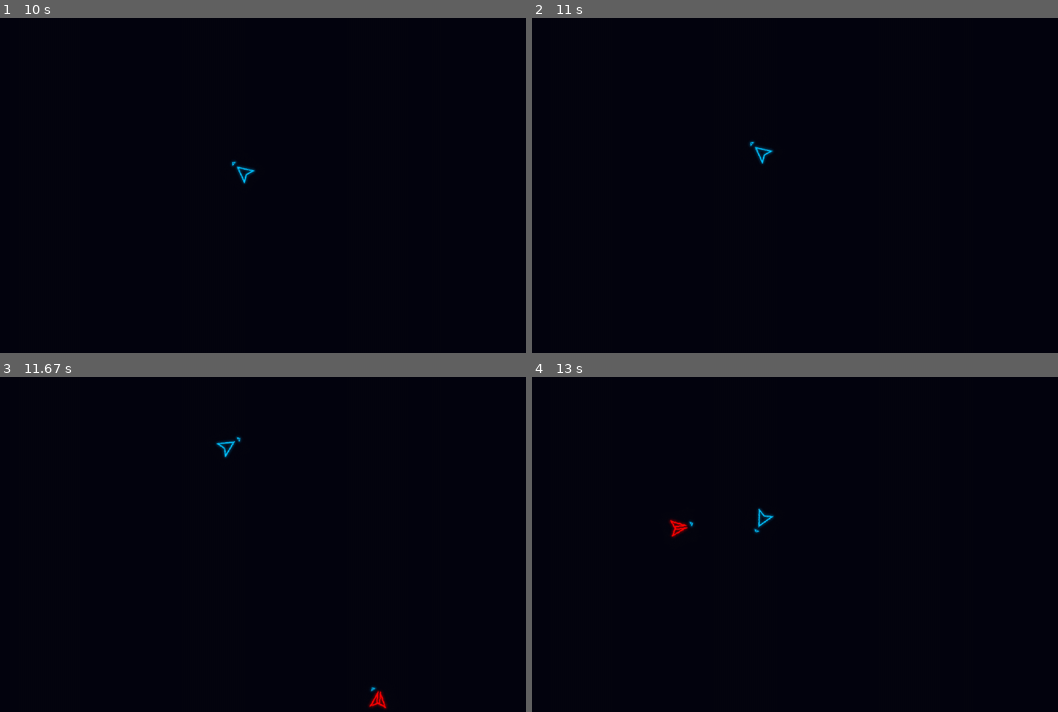
Above: before the commit, frames 1-4 (two rows, left to right).
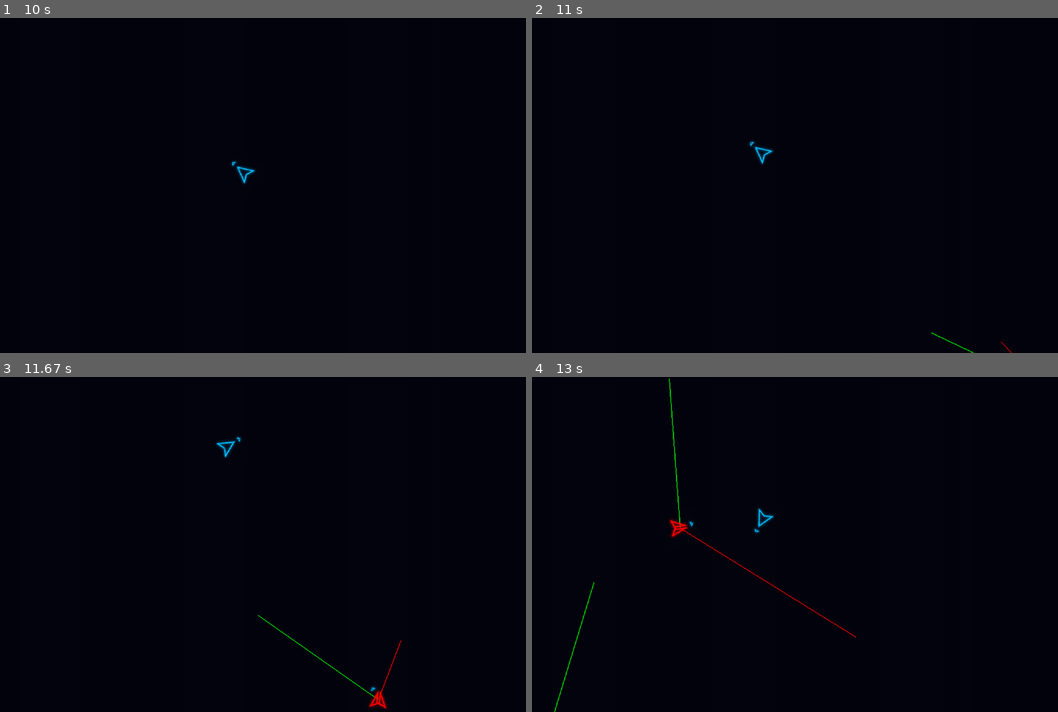
Above: after the commit, the same moments.

Repository: Redfrog80/Capsher-Game-Jam-Spring-2023
Game: pygame game, started from main.py
Two runs of this game, one before a commit and one after it. Both use one fixed random seed, a clock stepped at 60 frames per second and the inputs below.
Inputs:
- Up to frame 1 (10 s): hold A 0.33-0.87 s; hold A 0.9-1.3 s; hold W 1.33-1.7 s; hold D 1.73-2.37 s; hold A 2.4-2.87 s; hold D 2.9-3.37 s; hold W 3.4-3.7 s; hold D 3.73-4.2 s; hold A 4.23-4.77 s; hold A 4.8-5.2 s; hold W 5.23-5.6 s; hold D 5.63-6.27 s; hold A 6.3-6.77 s; hold D 6.8-7.27 s; hold W 7.3-7.6 s; hold D 7.63-8.1 s; hold A 8.13-8.67 s; hold A 8.7-9.1 s; hold W 9.13-9.5 s; hold D from 9.53 s (still down)
- Up to frame 2 (11 s): release D at 10.17 s; hold A 10.2-10.67 s; hold D from 10.7 s (still down)
- Up to frame 3 (11.67 s): release D at 11.17 s; hold W 11.2-11.5 s; hold D from 11.53 s (still down)
- Up to frame 4 (13 s): release D at 12 s; hold A 12.03-12.57 s; hold A from 12.6 s (still down)

Frame 1 is identical in both runs. In frame 2, less than 0.1% of the frame differs, in the area x 75-92%, y 93-100%; in frame 3, 0.1%; in frame 4, 0.4%, in the area x 4-62%, y 0-100%.

Commit message:
Fixed a small logic error when two objects collide

Diff:
--- a/lib/objects/Collider.py
+++ b/lib/objects/Collider.py
@@ -46,7 +46,7 @@
     def collide_point(self,point: tuple):
         return (dist(self.pos, point) <= self.radius)
 
-    def prevent_circle_overlap(self,other):
+    def resolve_circle_overlap(self,other):
         mag = self.dist(other)
         dif = element_sub(self.pos, other.pos)
         if (mag):
--- a/lib/objects/Enemy.py
+++ b/lib/objects/Enemy.py
@@ -43,9 +43,9 @@
     def render(self):
 
         # Debugging - renders acc and vel vectors.
-        # dummy = element_sub(self.pos, self.world.camera.topLeft)
-        # pygame.draw.line(self.world.screen,(0,200,0), dummy, element_add(dummy, self.vel), 2)
-        # pygame.draw.line(self.world.screen,(200,0,0), dummy, element_add(dummy, self.acc), 2)
+        dummy = element_sub(self.pos, self.world.camera.topLeft)
+        pygame.draw.line(self.world.screen,(0,200,0), dummy, element_add(dummy, self.vel), 2)
+        pygame.draw.line(self.world.screen,(200,0,0), dummy, element_add(dummy, self.acc), 2)
         super().render()
 
     def update(self, dt: float, **kwargs):
--- a/lib/objects/GameObject.py
+++ b/lib/objects/GameObject.py
@@ -26,9 +26,9 @@
         self.setTextureSize(self.texture_size)
 
     def collisionEffect(self, dt, obj):
-        self.prevent_circle_overlap(obj)
-        self.vel = element_sub(scalar_mul(unit_tuple1(self.vel), -0.7*magnitude(self.vel)),
-                            scalar_mul(unit_tuple1(obj.vel), 0.7*magnitude(obj.vel)))
+        self.resolve_circle_overlap(obj)
+        self.vel = element_sub(scalar_mul(unit_tuple1(obj.vel), 0.5*magnitude(obj.vel)),
+                               scalar_mul(unit_tuple1(self.vel), 0.5*magnitude(self.vel)))
 
     def spawn_particles_on_pos(self, quantity: int, size: tuple, velMax: int, lifeMax: float, drag: float ):
         for i in range(quantity):
--- a/lib/world/eventcontroller.py
+++ b/lib/world/eventcontroller.py
@@ -1,5 +1,4 @@
 import pygame
-import multiprocessing
 from pygame.locals import *
 
 from lib.world.GameWorld import GameWorld
